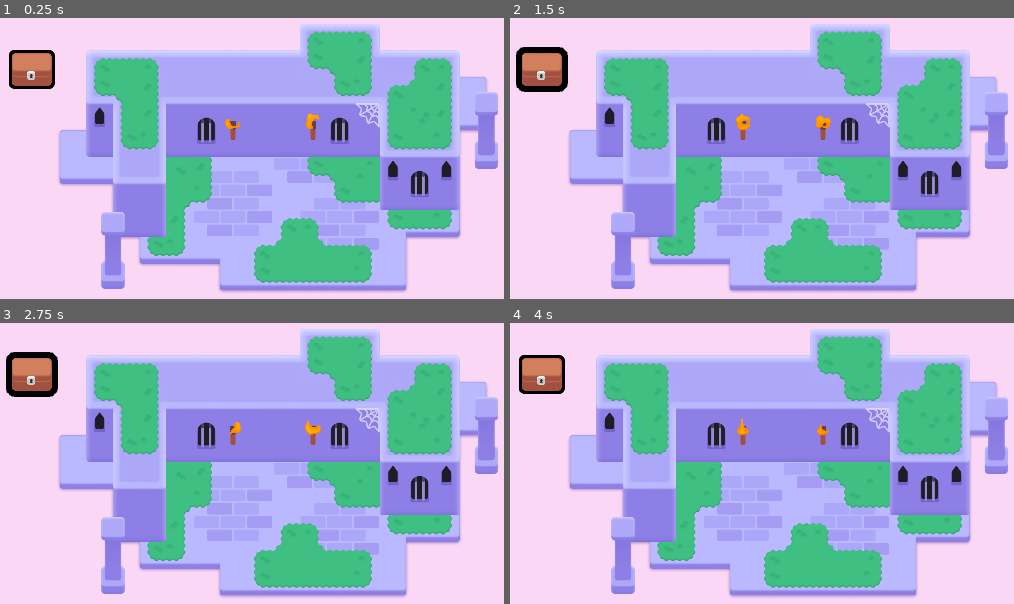
Above: before the commit, frames 1-4 (two rows, left to right).
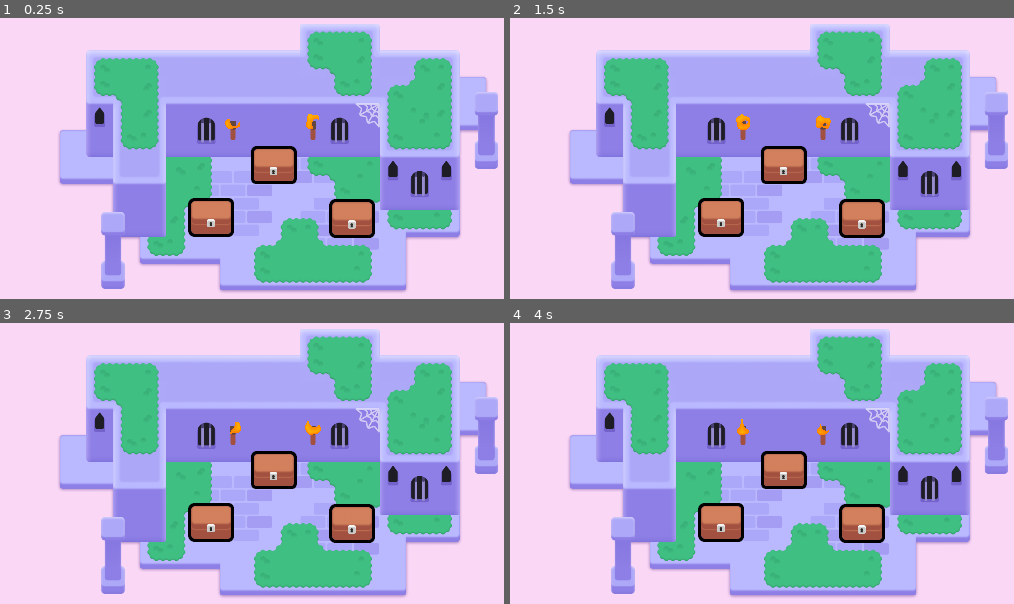
Above: after the commit, the same moments.

Repository: CWong1111/2d-GameDev-Course
Game: Godot game, scene res://lessons/mini_dungeon.tscn
The game is run twice, just before and just after one commit, with the same random seed, the same clock (stepped at 60 frames per second) and the same inputs.
Inputs (mouse positions are in pixels of both pictures, inside the frame that each line leads up to):
- Up to frame 1 (0.25 s): no input
- Up to frame 2 (1.5 s): tap Enter at 0.5 s; move the mouse to (540, 68) at 0.52 s; press the mouse at (540, 68) at 0.53 s; hold D (move_right) 0.53-1.28 s; tap Space at 0.77 s; release the mouse at (540, 68) at 1.28 s; hold S (move_down) from 1.28 s (still down); right-click (540, 68) at 1.35 s; click (540, 68) at 1.42 s
- Up to frame 3 (2.75 s): tap Space at 1.52 s; release S (move_down) at 2.03 s; hold D (move_right) from 2.03 s (still down); tap Z at 2.1 s; click (30, 373) at 2.17 s
- Up to frame 4 (4 s): move the mouse to (741, 570) at 2.77 s; release D (move_right) at 2.78 s; hold W (move_up) 2.78-3.53 s; click (741, 570) at 2.85 s; tap Space at 3.02, 3.77 s; move the mouse to (outside the picture) at 3.52 s; hold A (move_left) from 3.53 s (still down); hold Right mouse button (right_click) from 3.53 s (still down)

The runs differ from the first frame. In frame 1, 5.0% of the frame differs, in the area x 1-75%, y 11-79%; in frame 2, 5.3%, in the area x 1-75%, y 10-79%; in frame 3, 5.3%; in frame 4, 5.0%.

Commit message:
update M6 L4

Diff:
--- a/M06.looting_workbook/lessons/chest.tscn
+++ b/M06.looting_workbook/lessons/chest.tscn
@@ -56,7 +56,6 @@
 script = ExtResource("1_iqs35")
 
 [node name="CollisionShape2D" type="CollisionShape2D" parent="."]
-visible = false
 position = Vector2(-4, -20)
 shape = SubResource("RectangleShape2D_i6qmb")
 
--- a/M06.looting_workbook/lessons/mini_dungeon.tscn
+++ b/M06.looting_workbook/lessons/mini_dungeon.tscn
@@ -324,7 +324,10 @@
 metadata/_edit_lock_ = true
 
 [node name="Chest" parent="." instance=ExtResource("7_jr1mg")]
+position = Vector2(769, 358)
 
 [node name="Chest2" parent="." instance=ExtResource("7_jr1mg")]
+position = Vector2(431, 355)
 
 [node name="Chest3" parent="." instance=ExtResource("7_jr1mg")]
+position = Vector2(581, 230)
